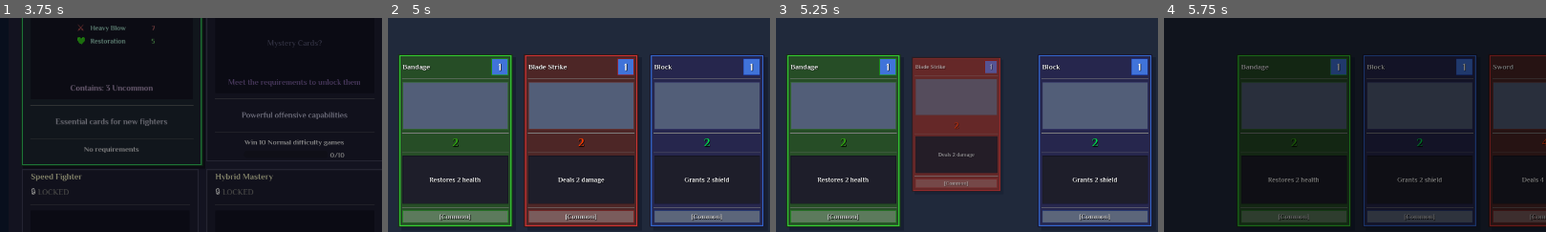
Above: before the commit, frames 1-4 (left to right).
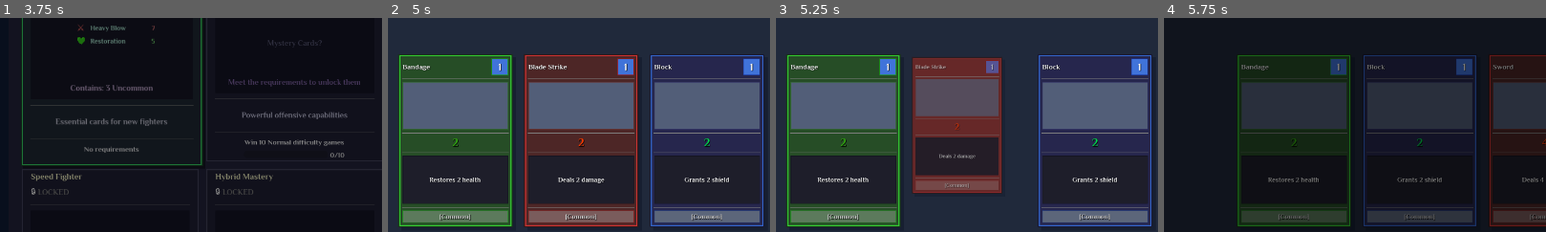
Above: after the commit, the same moments.

Repository: lextrack/Card-Vault-Keeper-Arena
Game: Godot game, scene res://scenes/Main.tscn
Two runs of this game, one before a commit and one after it. Both use one fixed random seed, a clock stepped at 60 frames per second and the inputs below. This scene is started directly instead of the project's main scene. Video files are missing from this copy of the repository; at most half a second of black plays in their place. Sound files missing from this copy of the repository are replaced by a short silence.
Inputs (mouse positions are % of the whole screen's width and height, from its top left):
- Up to frame 1 (3.75 s): click "End Turn" at 0.5 s; tap Enter (game_select) at 1.25 s; move the mouse to (9, 54) at 1.27 s; hold Right (ui_right) 1.28-2.03 s; hold C (ChallengeHub_access) 1.28-2.03 s; click (9, 54) at 1.42 s; move the mouse to (17, 54) at 2.02 s; hold Escape (game_back) 2.03-2.75 s; tap Space (end_turn_specific) at 2.1 s; click (17, 54) at 2.17 s; click "BACK TO GAME" at 2.75 s; move the mouse to (60, 28) at 3.52 s; hold Right (ui_right) from 3.53 s (still down); hold C (ChallengeHub_access) from 3.53 s (still down); click (60, 28) at 3.67 s
- Up to frame 2 (5 s): move the mouse to (45, 70) at 4.27 s; release Right (ui_right) at 4.28 s; release C (ChallengeHub_access) at 4.28 s; hold Up (ui_up) from 4.28 s (still down); tap Enter (game_select) at 4.35 s; click (45, 70) at 4.42 s
- Up to frame 3 (5.25 s): move the mouse to (25, 54) at 5.02 s; release Up (ui_up) at 5.03 s; hold Left (ui_left) from 5.03 s (still down); hold C (ChallengeHub_access) from 5.03 s (still down); click (25, 54) at 5.17 s
- Up to frame 4 (5.75 s): keep holding Left (ui_left); keep holding C (ChallengeHub_access)
The pictures show only the part of the screen within x 0-50%, y 26-76%; the shares and areas given below are measured in that part.

Frames 1-2 are identical in both runs. In frame 3, 2.4% of the frame differs, in the area x 35-60%, y 18-83%; in frame 4, nothing differs.
Error before the commit: Invalid access to property or key 'turn_number' on a base object of type 'Nil'. (res://scripts/Main.gd:477)
Error after the commit: Invalid access to property or key 'turn_number' on a base object of type 'Nil'. (res://scripts/Main.gd:486)

Commit message:
Fix end turn using mouse

Diff:
--- a/scripts/Card.gd
+++ b/scripts/Card.gd
@@ -214,7 +214,12 @@
 	queue_free()
 
 func _on_mouse_entered():
-	if is_being_played or gamepad_hover_active or gamepad_selection_applied:
+	if is_being_played or mouse_filter == Control.MOUSE_FILTER_IGNORE:
+		return
+
+	var main_scene_node = get_tree().get_first_node_in_group("main_scene")
+	var input_manager = main_scene_node.input_manager if main_scene_node else null
+	if input_manager and input_manager.gamepad_mode and gamepad_selection_applied:
 		return
 
 	if not is_hovered and is_playable and _can_animate():
@@ -223,13 +228,17 @@
 		_apply_hover_effects()
 
 func _on_mouse_exited():
-	if is_being_played or gamepad_hover_active or gamepad_selection_applied:
-		return
-
-	if is_hovered:
-		is_hovered = false
-		card_unhovered.emit(self)
-		_remove_hover_effects()
+	if is_being_played or not is_hovered:
+		return
+
+	var main_scene_node = get_tree().get_first_node_in_group("main_scene")
+	var input_manager = main_scene_node.input_manager if main_scene_node else null
+	if input_manager and input_manager.gamepad_mode and gamepad_selection_applied:
+		return
+
+	is_hovered = false
+	card_unhovered.emit(self)
+	_remove_hover_effects()
 
 func _apply_hover_effects():
 	_kill_current_tween()
@@ -268,9 +277,11 @@
 	if playable:
 		current_tween.tween_property(self, "modulate", Color.WHITE, 0.2)
 		mouse_filter = Control.MOUSE_FILTER_PASS
+		set_mouse_filter_recursive(self)
 	else:
 		current_tween.tween_property(self, "modulate", Color(0.4, 0.4, 0.4, 0.7), 0.15)
-		mouse_filter = Control.MOUSE_FILTER_IGNORE
+		if not gamepad_selection_applied:
+			mouse_filter = Control.MOUSE_FILTER_IGNORE
 
 		if is_hovered:
 			_remove_hover_effects()
@@ -295,7 +306,6 @@
 
 	gamepad_selection_applied = false
 	gamepad_hover_active = false
-	is_hovered = false
 	animation_in_progress = false
 
 	scale = original_scale
@@ -304,8 +314,12 @@
 
 	if is_playable:
 		modulate = Color.WHITE
+		mouse_filter = Control.MOUSE_FILTER_PASS
+		set_mouse_filter_recursive(self)
 	else:
 		modulate = Color(0.4, 0.4, 0.4, 0.7)
+		if not is_hovered:
+			mouse_filter = Control.MOUSE_FILTER_IGNORE
 
 	if card_border:
 		card_border.modulate = Color.WHITE
--- a/scripts/InputManager.gd
+++ b/scripts/InputManager.gd
@@ -173,6 +173,9 @@
 
 	if gamepad_mode:
 		main_scene.ui_manager.gamepad_selection_active = true
+	else:
+		main_scene.ui_manager.gamepad_selection_active = false
+		main_scene.ui_manager._clear_all_gamepad_selection_styles()
 
 	main_scene.ui_manager.update_card_selection(gamepad_mode, main_scene.player)
 	main_scene.ui_manager.update_turn_button_text(main_scene.player, main_scene.end_turn_button, gamepad_mode)
--- a/scripts/Main.gd
+++ b/scripts/Main.gd
@@ -423,6 +423,15 @@
 
 	is_player_turn = true
 
+	if input_manager.last_input_was_gamepad:
+		await get_tree().process_frame
+		await get_tree().process_frame
+		input_manager.start_player_turn()
+	else:
+		ui_manager.gamepad_selection_active = false
+		ui_manager._clear_all_gamepad_selection_styles()
+		input_manager.start_player_turn()
+
 	player.turn_number += 1
 	player.current_mana = player.max_mana
 	player.cards_played_this_turn = 0
--- a/scripts/UIManager.gd
+++ b/scripts/UIManager.gd
@@ -496,10 +496,8 @@
 				continue
 
 			card.z_index = 0
-			if main_scene.is_player_turn and player.can_play_card(player.hand[i]):
-				card.modulate = Color.WHITE
-			else:
-				card.modulate = Color(0.4, 0.4, 0.4, 0.7)
+			var can_play = player.can_play_card(player.hand[i])
+			card.set_playable(can_play)
 		return
 
 	gamepad_selection_active = true
@@ -507,25 +505,21 @@
 
 	for i in range(card_instances.size()):
 		var card = card_instances[i]
-
 		if not is_instance_valid(card) or i >= player.hand.size():
 			continue
 
 		if i == selected_card_index:
 			if card.has_method("apply_gamepad_selection_style"):
-				if not card.has_method("has_gamepad_selection_applied") or not card.has_gamepad_selection_applied():
-					card.apply_gamepad_selection_style()
+				card.apply_gamepad_selection_style()
 		else:
 			card.z_index = 0
-			if player.can_play_card(player.hand[i]):
-				card.modulate = Color.WHITE
-			else:
-				card.modulate = Color(0.4, 0.4, 0.4, 0.7)
+			var can_play = player.can_play_card(player.hand[i])
+			card.set_playable(can_play)
 
 func _clear_all_gamepad_selection_styles():
 	for card in card_instances:
-		if is_instance_valid(card) and card.has_method("force_reset_visual_state"):
-			card.force_reset_visual_state()
+		if is_instance_valid(card) and card.has_method("remove_gamepad_selection_style"):
+			card.remove_gamepad_selection_style()
 
 func update_hand_display_no_animation(player: Player, card_scene: PackedScene, hand_container: Container):
 	if not player or not card_scene or not hand_container or not player.hand:
